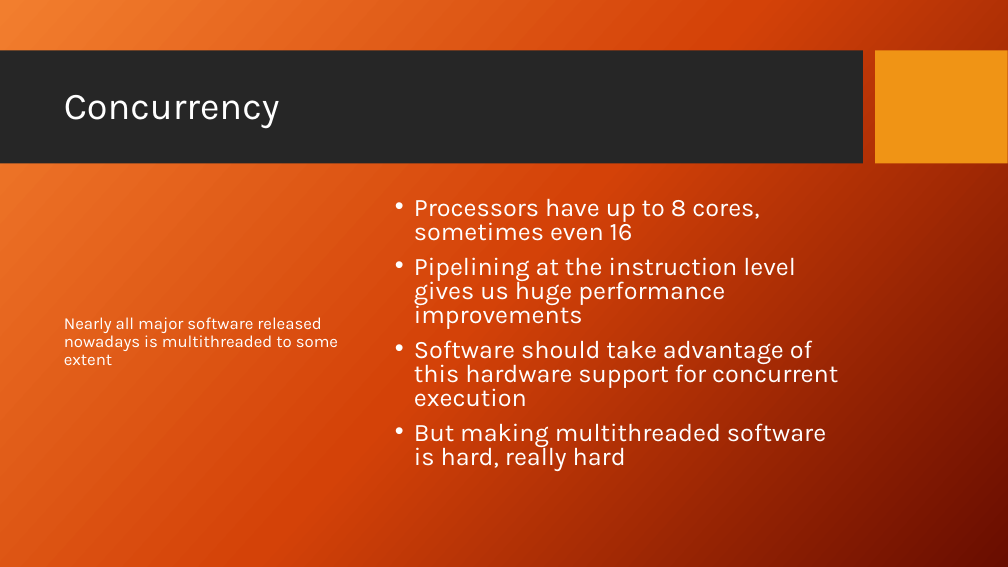
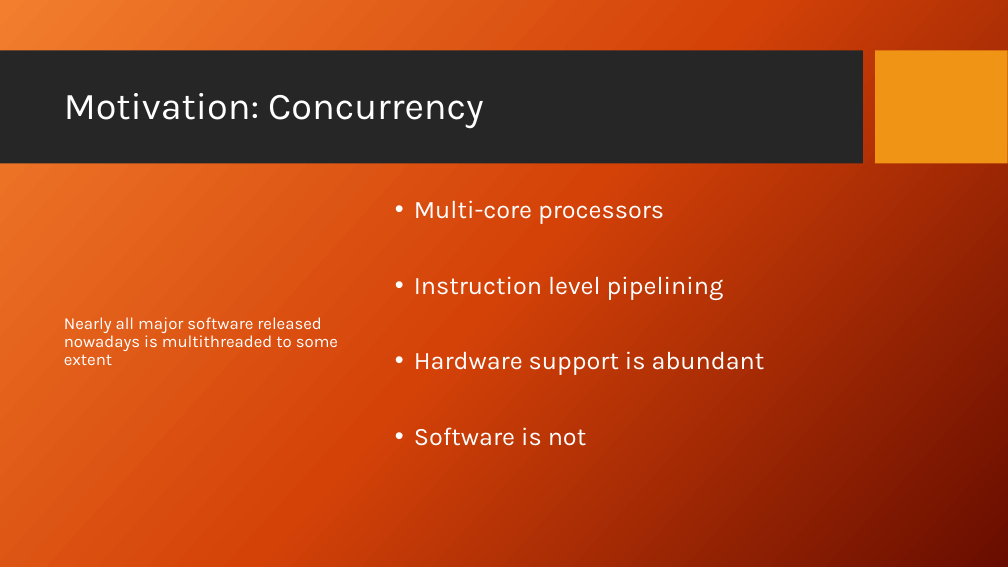
Before and after one commit to DroidX86/skip-stats, a slide deck: slide 2 of seminar.pptx (slide 3 before the commit). Drawn at 1008x567 pixels with LibreOffice and Linux fonts; fonts in the diff are those of the drawing; background and template pictures are left out. Boxes give left, top, right and bottom in pixels: in the first picture for what was removed or moved away, otherwise in the second. Text is boxed around its words. In the diff, an @@ line names an element or a change of style, - is before the commit and + after.

```diff
--- a/seminar.pptx
+++ b/seminar.pptx
@@ title at (64,93,484,128): text changed @@
-Concurrency
+Motivation: Concurrency
@@ text at (414,200,765,446): text changed @@
-• Processors have up to 8 cores, sometimes even 16
-• Pipelining at the instruction level gives us huge performance improvements
-• Software should take advantage of this hardware support for concurrent execution
-• But making multithreaded software is hard, really hard
+• Multi-core processors
+• Instruction level pipelining
+• Hardware support is abundant
+• Software is not
```
Also in this commit, not shown: 10 other slides changed, 2 slides added, 1 slide removed, 13 other files.
